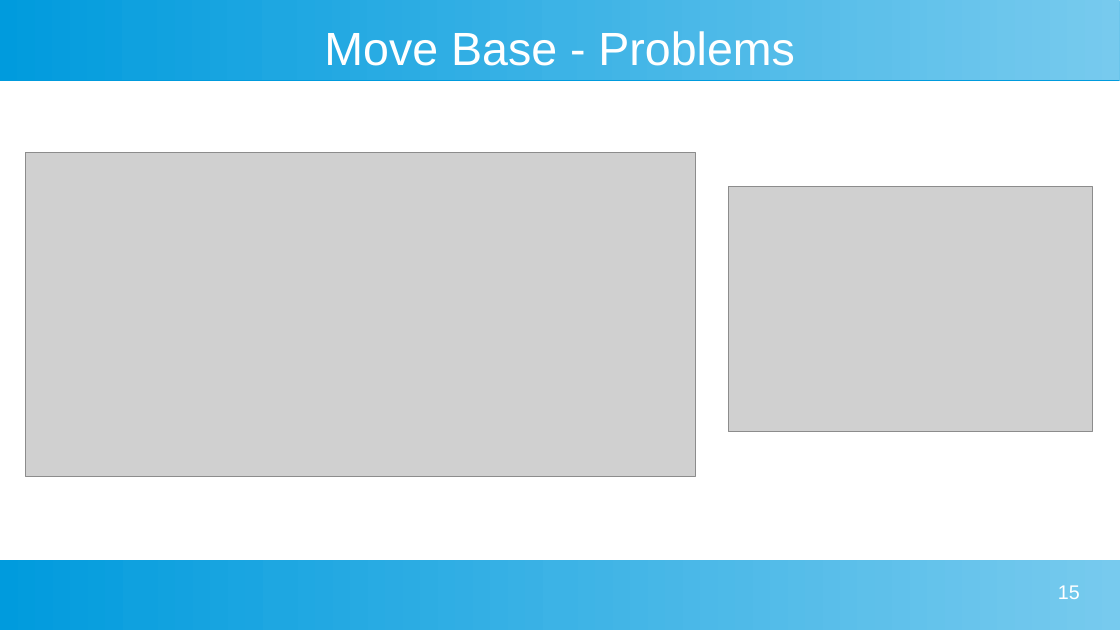
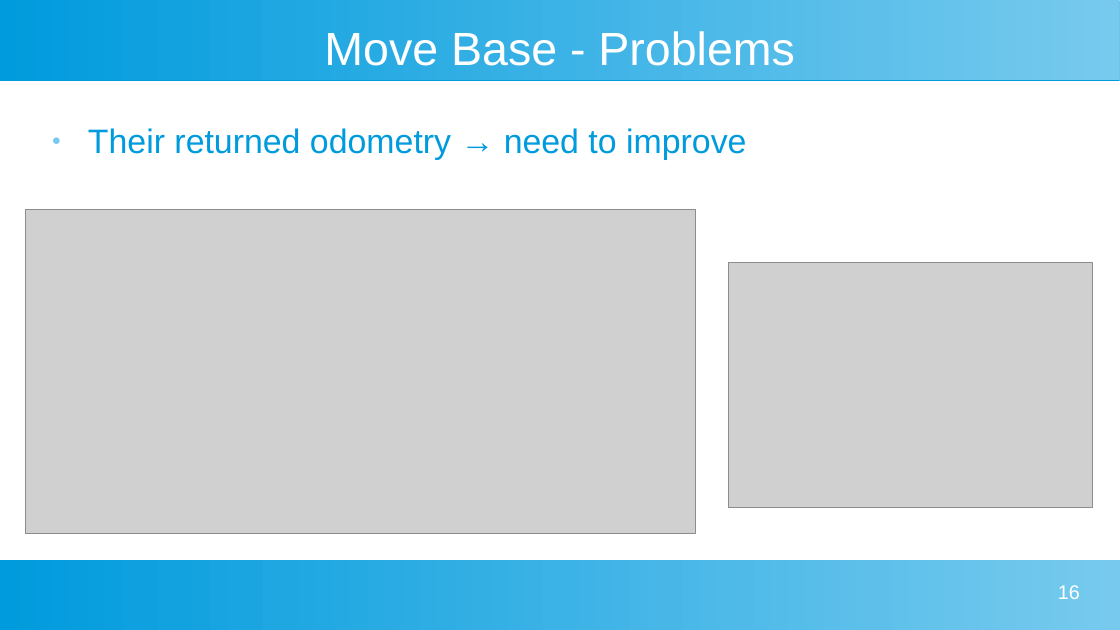
Before and after one commit to michbelle/tesi_mag_testo, a slide deck: slide 16 of PPT/long/tesi_ppt.odp (slide 15 before the commit). Drawn at 1120x630 pixels with LibreOffice and Linux fonts; fonts in the diff are those of the drawing; grey boxes stand for pictures. Boxes give left, top, right and bottom in pixels: in the first picture for what was removed or moved away, otherwise in the second. Text is boxed around its words. In the diff, an @@ line names an element or a change of style, - is before the commit and + after.

```diff
--- a/PPT/long/tesi_ppt.odp
+++ b/PPT/long/tesi_ppt.odp
@@ text added at [88, 128, 746, 160], 24 pt, text #009BDD @@
+● Their returned odometry → need to improve
@@ picture: place and size @@
-picture at [25, 152, 696, 477]
+picture at [25, 209, 696, 534]
@@ picture: place and size @@
-picture at [729, 186, 1093, 432]
+picture at [729, 262, 1093, 508]
@@ page number at [1058, 585, 1080, 599]: text changed @@
-15
+16
```
Also in this commit, not shown: 2 other slides changed, 2 slides added.
